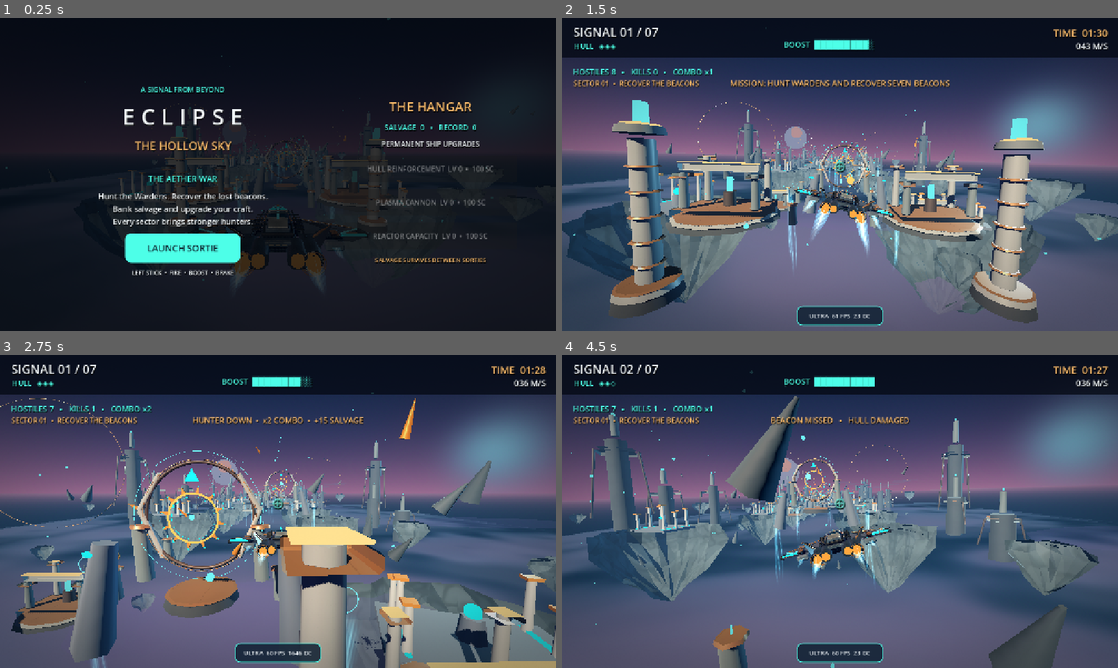
Above: before the commit, frames 1-4 (two rows, left to right).
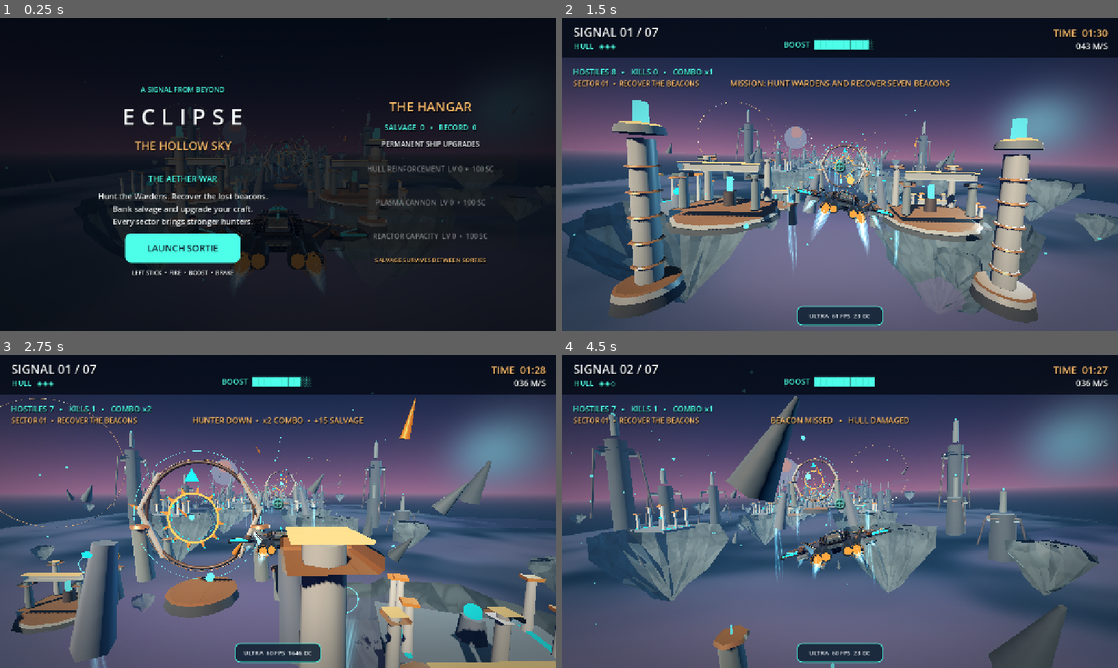
Above: after the commit, the same moments.

Repository: tpylman90-ctrl/Eclipse-The-Hollow-Sky
Game: Godot game, scene res://scenes/main.tscn
Two runs of this game, one before a commit and one after it. Both use one fixed random seed, a clock stepped at 60 frames per second and the inputs below.
Inputs (mouse positions are in pixels of both pictures, inside the frame that each line leads up to):
- Up to frame 1 (0.25 s): no input
- Up to frame 2 (1.5 s): click "LAUNCH SORTIE" at 0.5 s; tap Enter (start_game) at 1.25 s; move the mouse to (962, 158) at 1.27 s; hold D (steer_right) from 1.28 s (still down); hold Space (boost) from 1.28 s (still down); click (962, 158) at 1.42 s
- Up to frame 3 (2.75 s): release D (steer_right) at 2 s; release Space (boost) at 2 s; drag from (166, 527) to (250, 574) at 2.02 s
- Up to frame 4 (4.5 s): move the mouse to (895, 442) at 2.77 s; hold D (steer_right) 2.78-3.5 s; hold Enter (start_game) 2.78-3.5 s; drag from (812, 574) to (673, 464) at 3.52 s; move the mouse to (1006, 558) at 4.27 s; hold A (steer_left) from 4.28 s (still down); hold J (fire) from 4.28 s (still down)

The runs differ from the first frame. In frame 1, less than 0.1% of the frame differs, in the area x 31-69%, y 41-80%; in frame 2, 0.5%, in the area x 11-85%, y 38-94%; in frame 3, 0.4%; in frame 4, less than 0.1%.

Commit message:
Lower sun shadow depth atlas from 4096 to 2048 to reduce mobile tile memory pressure

Diff:
--- a/project.godot
+++ b/project.godot
@@ -29,8 +29,8 @@
 anti_aliasing/quality/msaa_3d=0
 anti_aliasing/quality/msaa_3d.mobile=0
 anti_aliasing/quality/screen_space_aa=1
-lights_and_shadows/directional_shadow/size=4096
-lights_and_shadows/directional_shadow/size.mobile=4096
+lights_and_shadows/directional_shadow/size=2048
+lights_and_shadows/directional_shadow/size.mobile=2048
 environment/glow/upscale_mode=1
 environment/glow/upscale_mode.mobile=1
 textures/default_filters/use_nearest_mipmap_filter=false
